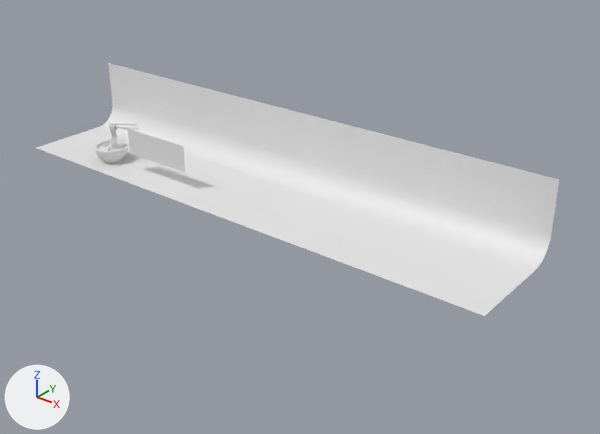
An edit to the Blender file Blender/modLogo.blend, drawn before and after from the same camera.
The view is the same before and after, from a 50 mm lens placed at (37.6, -29.1, 18.6), pointed at (14.8, -0.7, 1.0). Lighting does not change. The marker at lower left points along +X, +Y and +Z. Materials are left out; every surface is plain grey.

Objects in the first picture: 'Background Plane', 'Plane.001'.
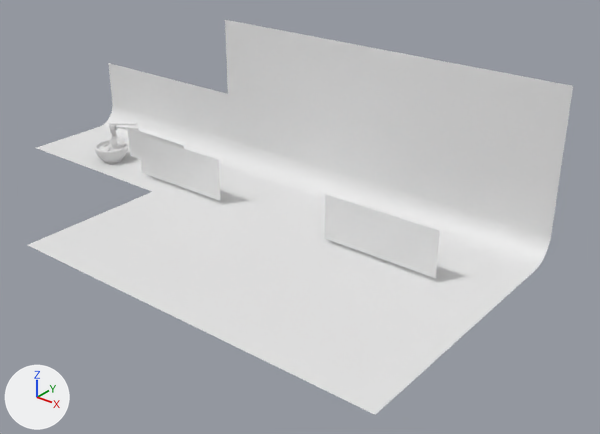
Where the newer file only moved an object's origin or applied its transform, the numbers keep the older frame.

Boxes (x1, y1, x2, y2) around the edits, measured in the pictures (600 x 434 px):
'Background Plane', reshaped (56% taller): before (37, 63, 559, 316); after (28, 20, 573, 415)
'Modrinth Large', added: after (324, 194, 440, 278)
'Large', added: after (138, 134, 220, 201)
part 1 of me_plane, added: after (28, 20, 573, 415)
'Plane.001', unchanged, covered by the edit: before (128, 129, 185, 172); after (128, 128, 184, 159)

The edits, one by one:
me_plane has 54 vertices, 34 faces and spans x -1.0..4.78, y -1.0..1.0, z 0.0..1.29.
me_plane is used by ob_background_plane; location (0.0, 1.46, 0.0); scale (5.31, 3.12, 3.12).
Verts and faces of me_plane; kept vertices keep their numbers, new ones are numbered from 54.
Before the commit, vertices of me_plane: 1 (1.0, -1.0, 0.0) at pixel (152, 191), 3 (1.0, 1.0, 1.29) at pixel (227, 93), 36 (4.78, -1.0, 0.0) at pixel (484, 316), 37 (4.78, 1.0, 1.29) at pixel (559, 179).
Part 1, on me_plane:
New vertex 54 is at (1.0, -3.57, 0.0), pixel (27, 244).
New vertex 55 is at (4.78, -3.57, 0.0), pixel (375, 414).
New vertex 56 is at (1.0, 1.0, 2.66), pixel (224, 19).
New vertex 57 is at (4.78, 1.0, 2.66), pixel (573, 85).
New faces: (1, 54, 55, 36), (3, 37, 57, 56).
Mesh me_plane_005 is new.
It has 4 vertices, 1 face and spans x -10.2..10.2, y 0.0, z -3.9..3.9.
Object 'Modrinth Large' (ob_modrinth_large) is new; it shows me_plane_005.
Its location is (19.35, -0.58, 1.4).
Its scale is (0.3, 0.3, 0.3).
Object 'Large' (ob_large) is new; it shows a copy of me_plane_005.
Its location is (6.35, -0.58, 1.4).
Its scale is (0.3, 0.3, 0.3).
